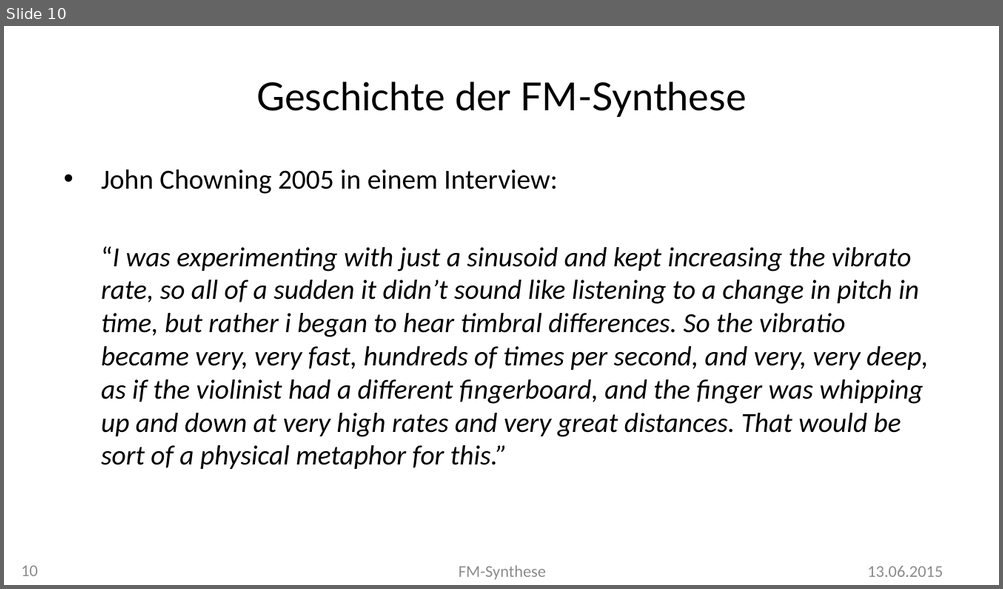
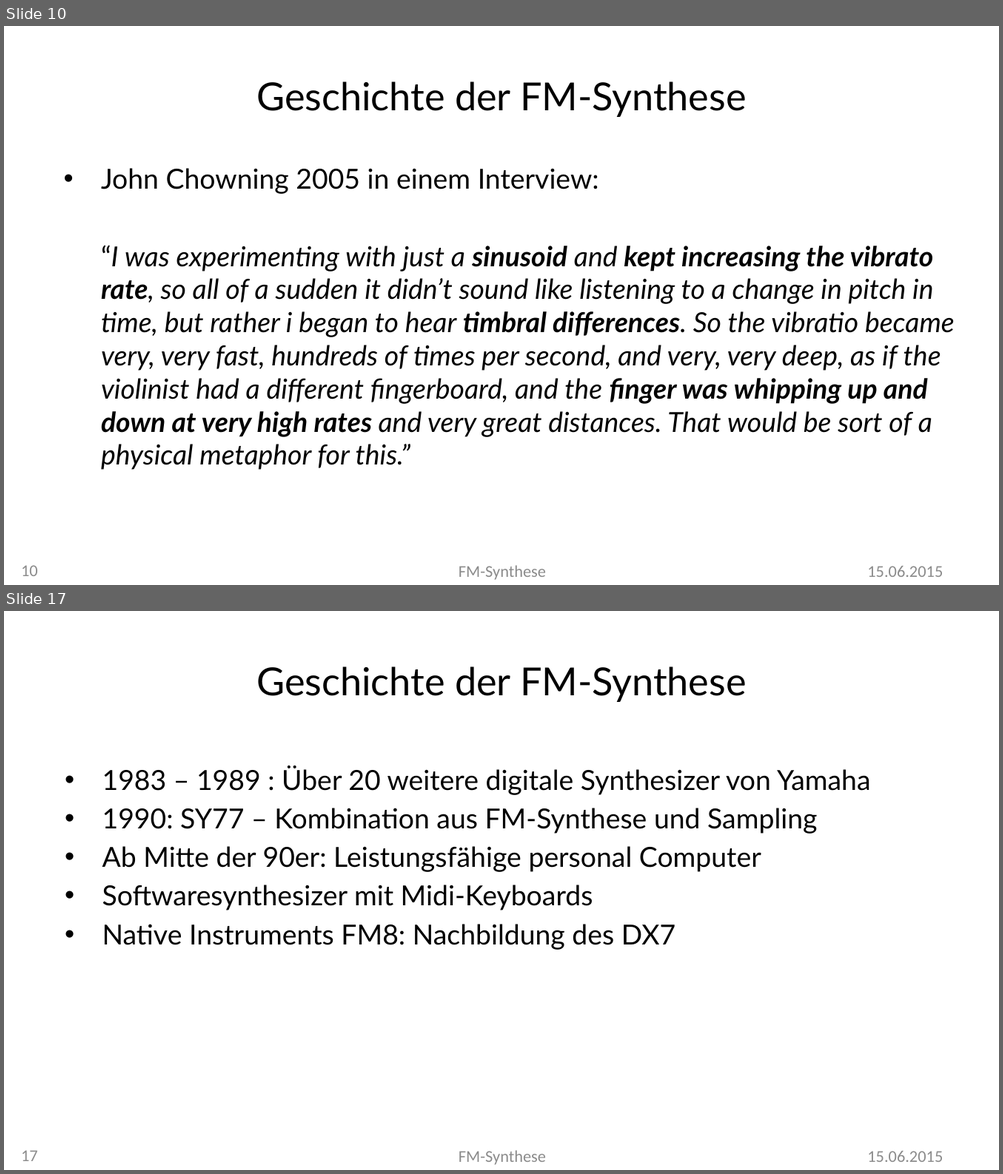
Before and after one commit to MBulli/VSeminar, a slide deck: Praesentation/FMSynthese-Julius.pptx. Shown one above the other, each under a label of ours: slide 10 before the commit, slides 10 and 17 after it; the slides between them are not shown. The pictures are 1003x589 and 1003x1174 pixels, drawn with LibreOffice and Linux fonts; fonts in the diff are those of the drawing; background and template pictures are left out. Boxes give left, top, right and bottom in pixels: in the first picture for what was removed or moved away, otherwise in the second. Text is boxed around its words. In the diff, an @@ line names an element or a change of style, - is before the commit and + after.

```diff
--- a/Praesentation/FMSynthese-Julius.pptx
+++ b/Praesentation/FMSynthese-Julius.pptx
@@ slide 17 added at [4,611,999,1170], background #FFFFFF @@
@@ title added at [256,667,746,702], 28 pt, text #000000 @@
+Geschichte der FM-Synthese
@@ text added at [102,766,871,950], 20 pt, text #000000 @@
+• 1983 – 1989 : Über 20 weitere digitale Synthesizer von Yamaha
+• 1990: SY77 – Kombination aus FM-Synthese und Sampling
+• Ab Mitte der 90er: Leistungsfähige personal Computer
+• Softwaresynthesizer mit Midi-Keyboards
+• Native Instruments FM8: Nachbildung des DX7
@@ page number added at [21,1150,38,1162], 12 pt, text #8C8C8C @@
+17
@@ text added at [458,1150,546,1165], 12 pt, text #8C8C8C @@
+FM-Synthese
@@ text added at [867,1151,942,1162], 12 pt, text #8C8C8C @@
+15.06.2015
@@ slide 10 changed as well @@
@@ text "John Chowning 2005 in einem ..." at [101,168,954,470]: font Calibri to Lato; bold on in "sinusoid kept increasing the vibrato rate, timbral ..." @@
@@ text at [867,566,942,577]: text changed @@
-13.06.2015
+15.06.2015
```
Also in this commit, not shown: 10 other slides changed, 11 other slides added, 1 other file.
